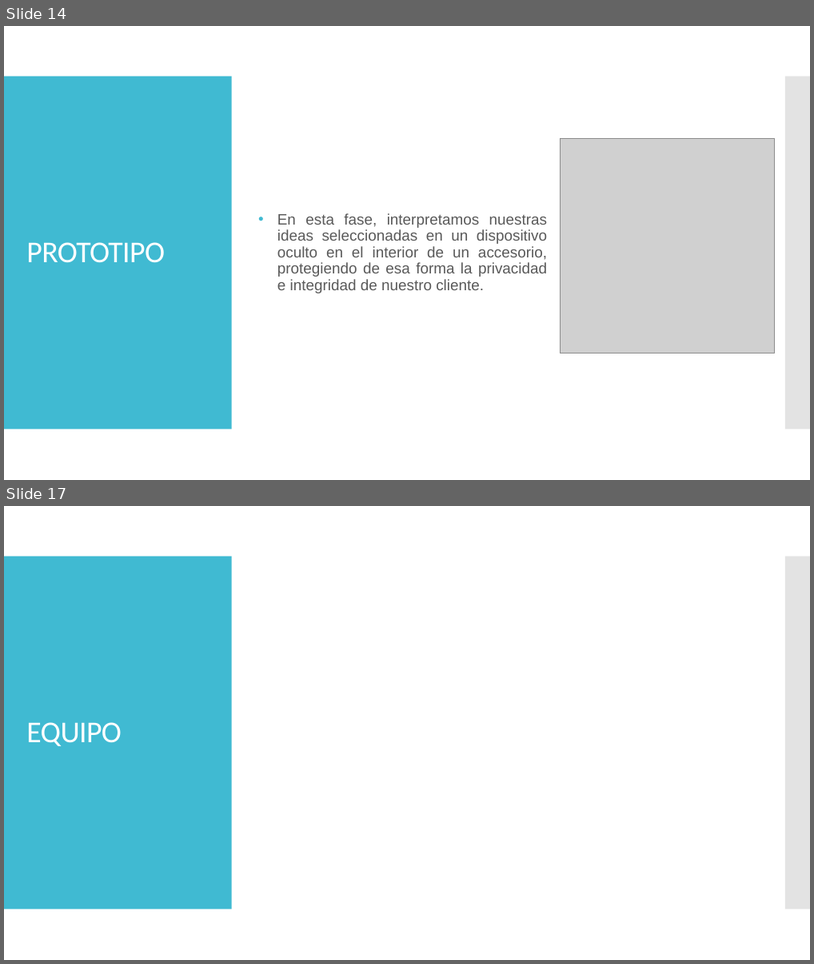
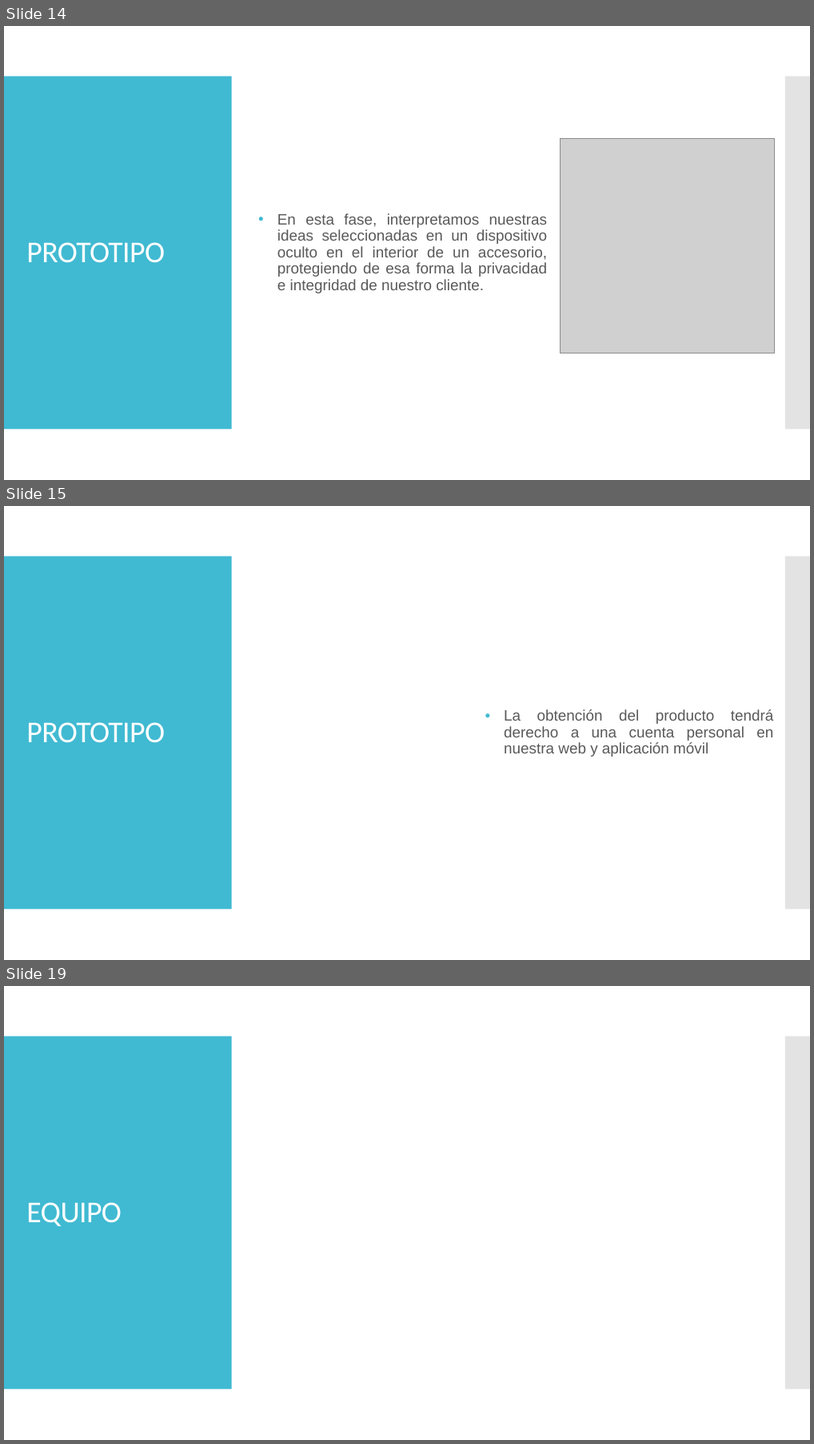
Before and after one commit to claudio-cordova-estrada/hackathon, a slide deck: Presentacion/Design_Thinking.pptx. Shown one above the other, each under a label of ours: slides 14 and 17 before the commit, slides 14, 15 and 19 after it; the slides between them are not shown. The pictures are 814x964 and 814x1444 pixels, drawn with LibreOffice and Linux fonts; fonts in the diff are those of the drawing; grey boxes stand for pictures. Boxes give left, top, right and bottom in pixels: in the first picture for what was removed or moved away, otherwise in the second. Text is boxed around its words. In the diff, an @@ line names an element or a change of style, - is before the commit and + after.

```diff
--- a/Presentacion/Design_Thinking.pptx
+++ b/Presentacion/Design_Thinking.pptx
@@ slide 15 added at (4,506,810,960), background #FFFFFF; not listed: 2 template elements that a slide beside it also shows @@
@@ text added at (504,709,774,756), 18 pt, text #595959 @@
+  • La obtención del producto tendrá derecho a una cuenta personal en nuestra web y aplicación móvil
@@ title added at (26,722,165,743), 36 pt, text #FFFFFF @@
+PROTOTIPO
@@ what was slide 17 is now slide 19 @@
```
Also in this commit, not shown: 1 slide changed, 2 other slides added, 1 slide removed.
